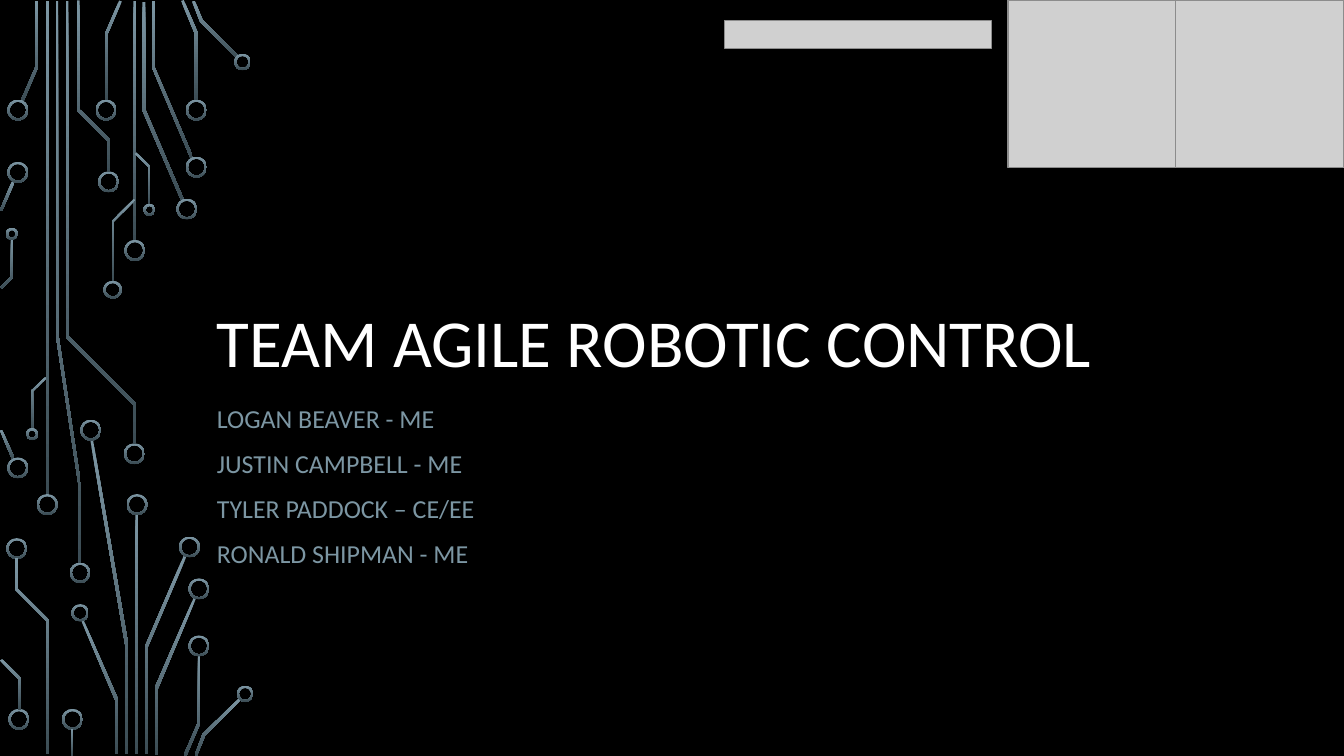
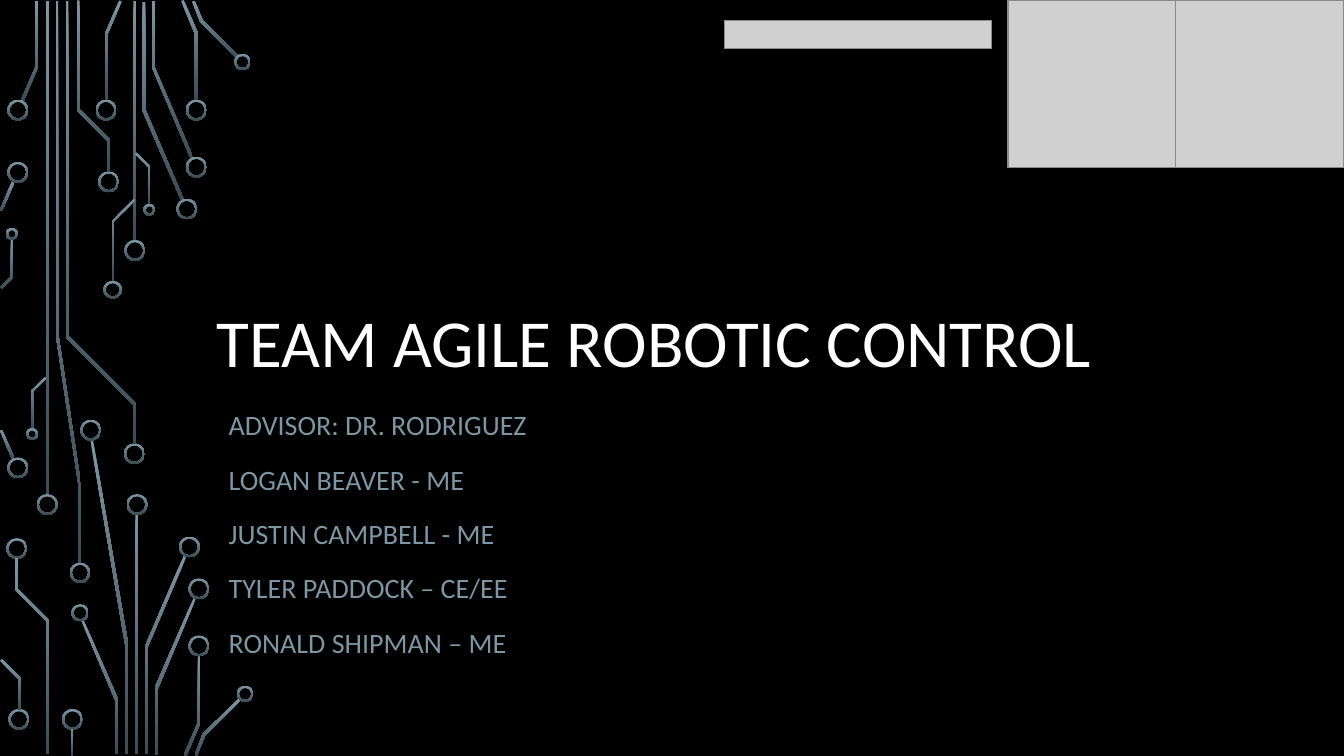
Before and after one commit to Logiant/AgileRoboticControls, a slide deck: slide 1 of Documentation/Presentation/Design Powerpoint.pptx. Drawn at 1344x756 pixels with LibreOffice and Linux fonts; fonts in the diff are those of the drawing; grey boxes stand for pictures; background and template pictures are left out. Boxes give left, top, right and bottom in pixels: in the first picture for what was removed or moved away, otherwise in the second. Text is boxed around its words. In the diff, an @@ line names an element or a change of style, - is before the commit and + after.

Commit message:
Advisor Update to Powerpoint
Dr. Rodriguez added to first slide

```diff
--- a/Documentation/Presentation/Design Powerpoint.pptx
+++ b/Documentation/Presentation/Design Powerpoint.pptx
@@ subtitle "ADVISOR: DR. RODRIGUEZ": place and size @@
-subtitle "ADVISOR: DR. RODRIGUEZ" at <box>217,411,475,563</box>
+subtitle "ADVISOR: DR. RODRIGUEZ" at <box>229,417,526,653</box>
@@ subtitle at <box>229,417,526,435</box>: paragraph added @@
+ADVISOR: DR. RODRIGUEZ
@@ subtitle at <box>229,472,508,599</box>: size 18.5 to 20 pt in "LOGAN BEAVER - ME", "JUSTIN CAMPBELL - ME", "TYLER PADDOCK – CE/EE"; line spacing 1 to 1.2 @@
@@ subtitle at <box>229,635,507,653</box>: text changed; size 18.5 to 20 pt @@
-RONALD SHIPMAN - ME
+RONALD SHIPMAN – ME
```
